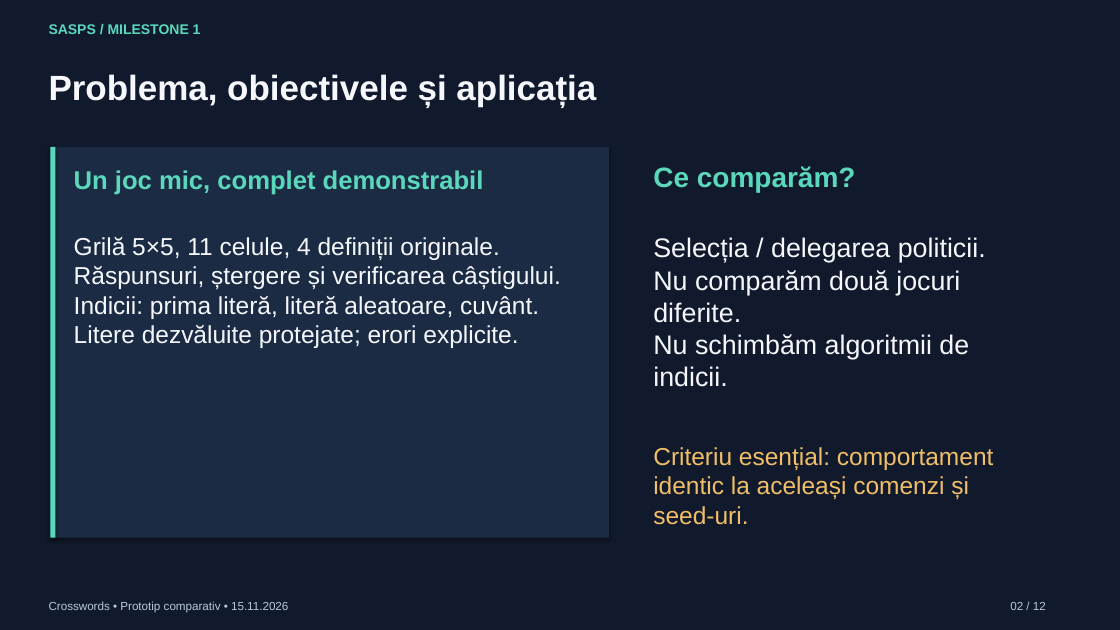
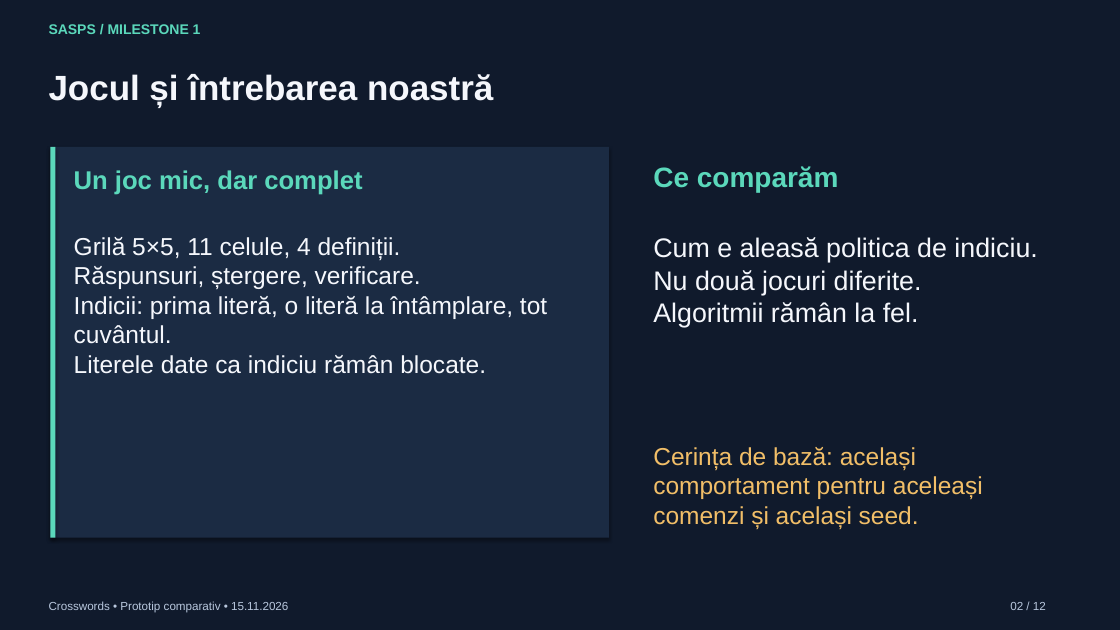
Before and after one commit to nadolualex/sasps-crosswords, a slide deck: slide 2 of presentation/SASPS_M1_Crosswords.pptx. Drawn at 1120x630 pixels with LibreOffice and Linux fonts; fonts in the diff are those of the drawing. Boxes give left, top, right and bottom in pixels: in the first picture for what was removed or moved away, otherwise in the second. Text is boxed around its words. In the diff, an @@ line names an element or a change of style, - is before the commit and + after.

```diff
--- a/presentation/SASPS_M1_Crosswords.pptx
+++ b/presentation/SASPS_M1_Crosswords.pptx
@@ text at (49, 74, 493, 107): text changed @@
-Problema, obiectivele și aplicația
+Jocul și întrebarea noastră
@@ text at (74, 170, 362, 195): text changed @@
-Un joc mic, complet demonstrabil
+Un joc mic, dar complet
@@ text at (653, 166, 839, 192): text changed @@
-Ce comparăm?
+Ce comparăm
@@ text at (74, 237, 547, 374): text changed @@
-Grilă 5×5, 11 celule, 4 definiții originale.
-Răspunsuri, ștergere și verificarea câștigului.
-Indicii: prima literă, literă aleatoare, cuvânt.
-Litere dezvăluite protejate; erori explicite.
+Grilă 5×5, 11 celule, 4 definiții.
+Răspunsuri, ștergere, verificare.
+Indicii: prima literă, o literă la întâmplare, tot
+cuvântul.
+Literele date ca indiciu rămân blocate.
@@ text at (653, 237, 1037, 327): text changed @@
-Selecția / delegarea politicii.
-Nu comparăm două jocuri
-diferite.
-Nu schimbăm algoritmii de
-indicii.
+Cum e aleasă politica de indiciu.
+Nu două jocuri diferite.
+Algoritmii rămân la fel.
@@ text at (653, 447, 983, 529): text changed @@
-Criteriu esențial: comportament
-identic la aceleași comenzi și
-seed-uri.
+Cerința de bază: același
+comportament pentru aceleași
+comenzi și același seed.
```
Also in this commit, not shown: 11 other slides changed, 17 other files.
